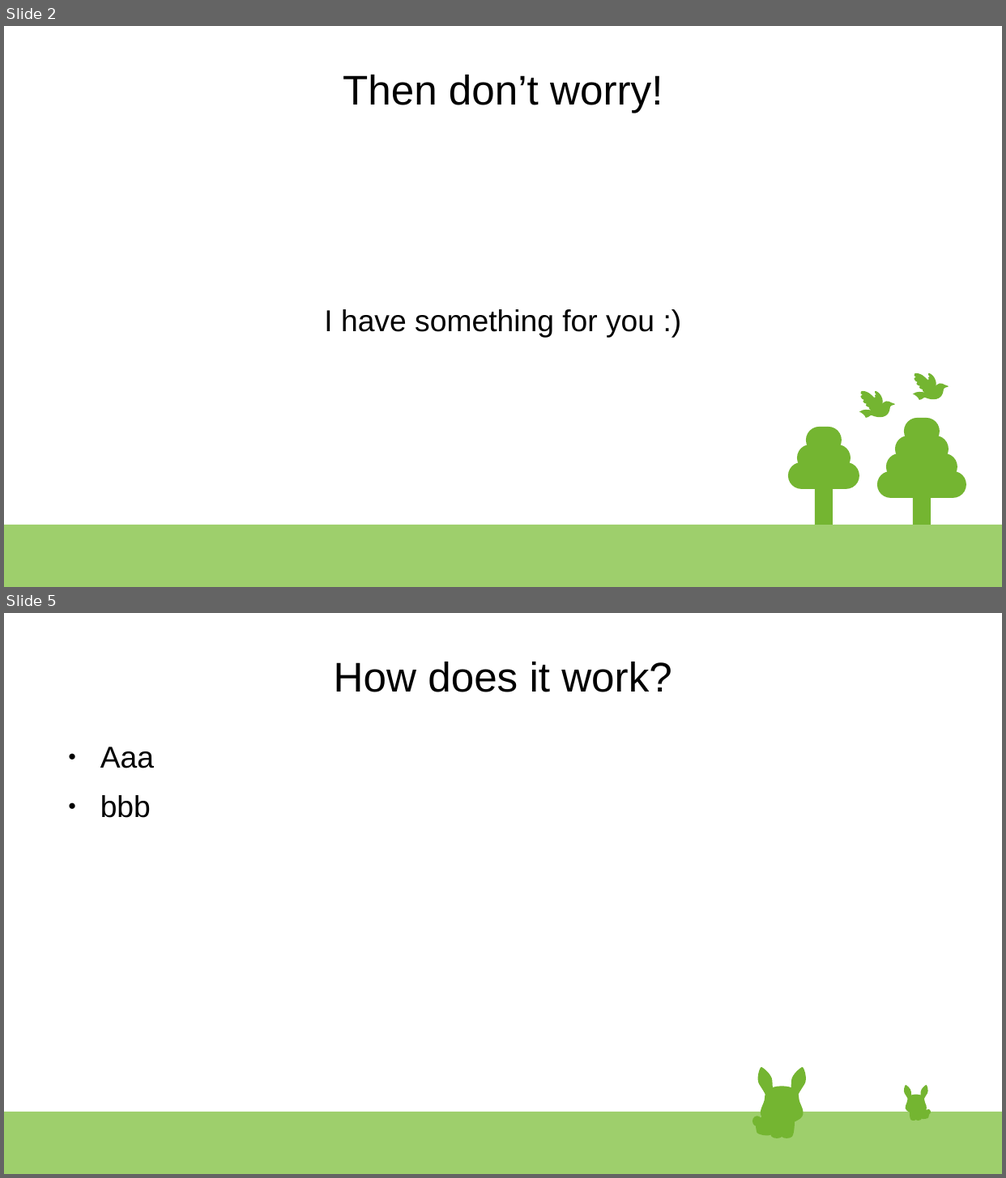
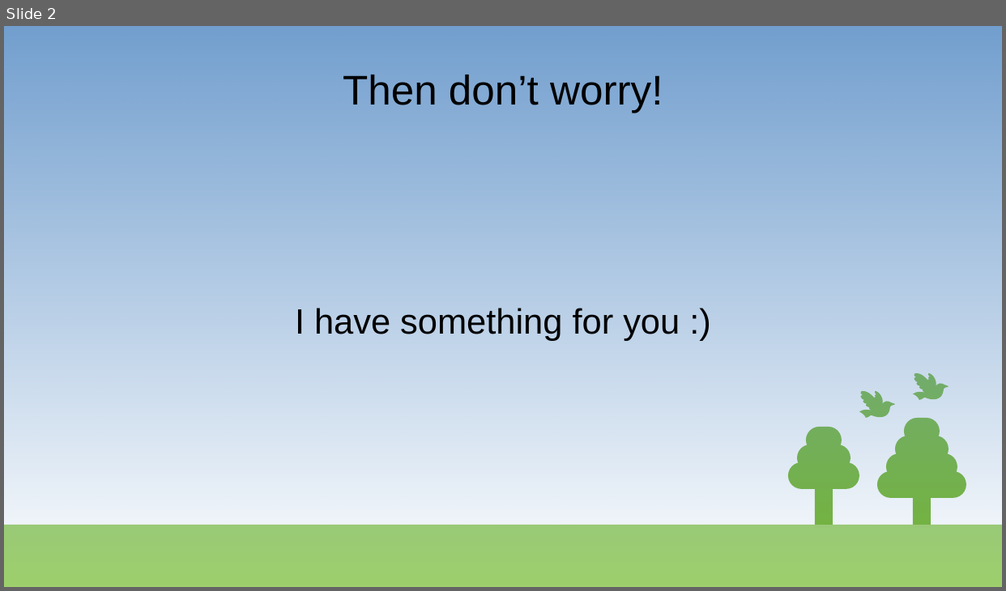
Before and after one commit to klmhsb42/yoga_coach_web, a slide deck: artifacts/docs/presentation.odp. Shown one above the other, each under a label of ours: slides 2 and 5 before the commit, slide 2 after it; the slides between them are not shown. The pictures are 1006x1178 and 1006x591 pixels, drawn with LibreOffice and Linux fonts; fonts in the diff are those of the drawing. Boxes give left, top, right and bottom in pixels: in the first picture for what was removed or moved away, otherwise in the second. Text is boxed around its words. In the diff, an @@ line names an element or a change of style, - is before the commit and + after.

```diff
--- a/artifacts/docs/presentation.odp
+++ b/artifacts/docs/presentation.odp
@@ slide 5 removed at (4, 613, 1002, 1174), background #FFFFFF; not listed: 1 template element that a slide beside it also shows @@
@@ title removed at (334, 662, 672, 692) @@
-How does it work?
@@ text removed at (100, 747, 154, 818) @@
-● Aaa
-● bbb
@@ group removed at (753, 1067, 807, 1139): 23 freeform shapes @@
@@ group removed at (904, 1086, 931, 1121): 23 freeform shapes @@
@@ slide 2 changed as well @@
@@ rectangle added at (4, 26, 1002, 587), fill gradient #729FCF @@
@@ text "I have something for you ..." at (295, 308, 680, 341): size 24 to 28 pt @@
```
Also in this commit, not shown: 1 other slide changed, 5 slides added, 3 other slides removed, 2 other files.
